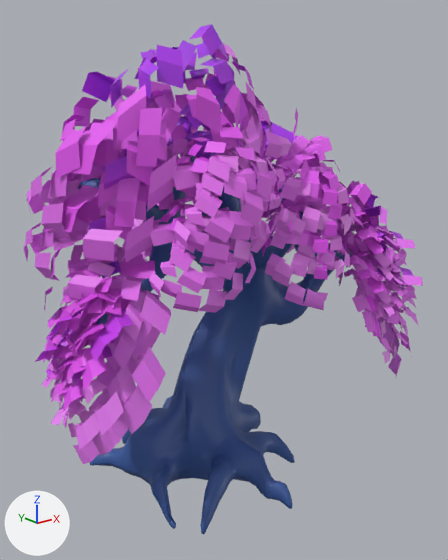
A saved change to the FBX model Assets/Models/Crossing/Crossing_Buildings/Individual_Buildings/Plaza_Tree.fbx.
The view is the same before and after, from a 50 mm camera at (-0.558, -0.709, 0.609) aimed at (0.024, 0.019, 0.318). The lights are fixed; the arrows at lower left show +X, +Y and +Z. Where no turn or scale is listed for an object, it has been applied to the vertices.

In view in the first picture: 'Plaza_Tree'.
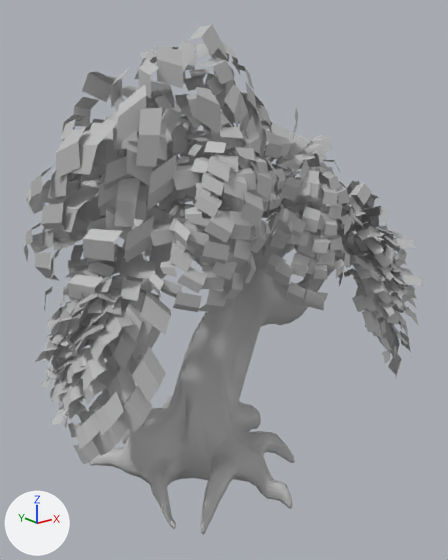
Boxes [x1, y1, x2, y2] around the edits, measured in the pictures (448 x 560 px):
part 1 of me_mesh, recoloured (pink to grey): [24, 104, 423, 464] in both
part 2 of me_mesh, recoloured (pink to grey): [26, 24, 415, 455] in both
part 3 of me_mesh, recoloured (blue to grey): [78, 140, 359, 534] in both

Patch to the scene script:
```diff
--- a/Assets/Models/Crossing/Crossing_Buildings/Individual_Buildings/Plaza_Tree.fbx.py
+++ b/Assets/Models/Crossing/Crossing_Buildings/Individual_Buildings/Plaza_Tree.fbx.py
@@ mat_environment_02 @@
+mat_environment_02 = principled_material('Environment_02')
+mat_environment_02.base_color = (0.5, 0.5, 0.5)  # grey #bcbcbc
@@ me_mesh @@
 me_mesh.from_pydata(...)  # 7282 vertices, 3504 faces; spans x -0.325..0.325, y -0.266..0.132, z 0.027..0.718
 # used by ob_plaza_tree; location = (0.033, 0.086, -0.038)
+# me_mesh part 1: all 944 faces that had it switch from mat_lambert3 (picture img_leaves_png) to mat_environment_02 (grey #bcbcbc)
+# me_mesh part 2: all 944 faces that had it switch from mat_lambert2 (picture img_leaves_png) to mat_environment_02 (grey #bcbcbc)
+# me_mesh part 3: all 1616 faces that had it switch from mat_tree_trunk (picture img_tree_base_jpg) to mat_environment_02 (grey #bcbcbc)
```
